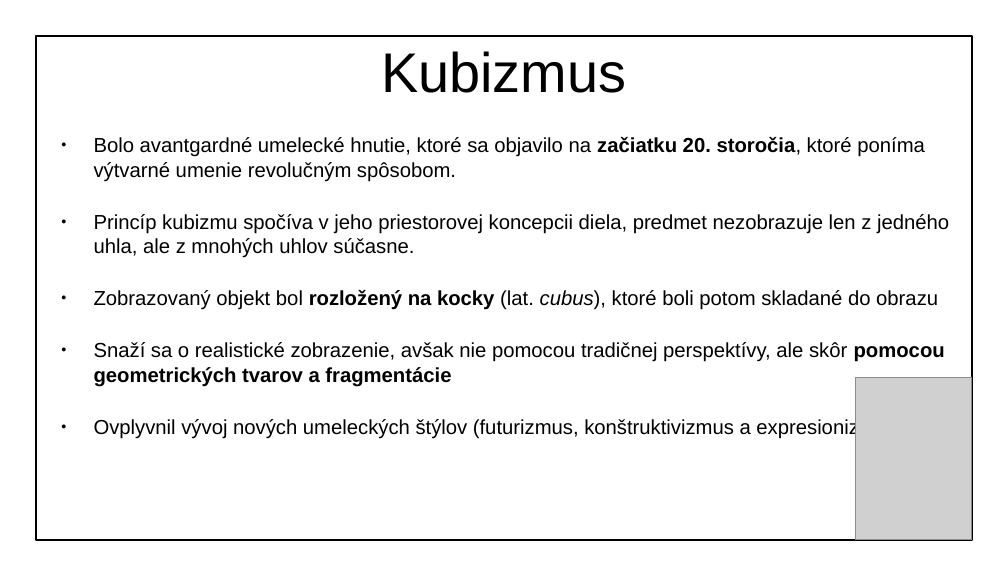
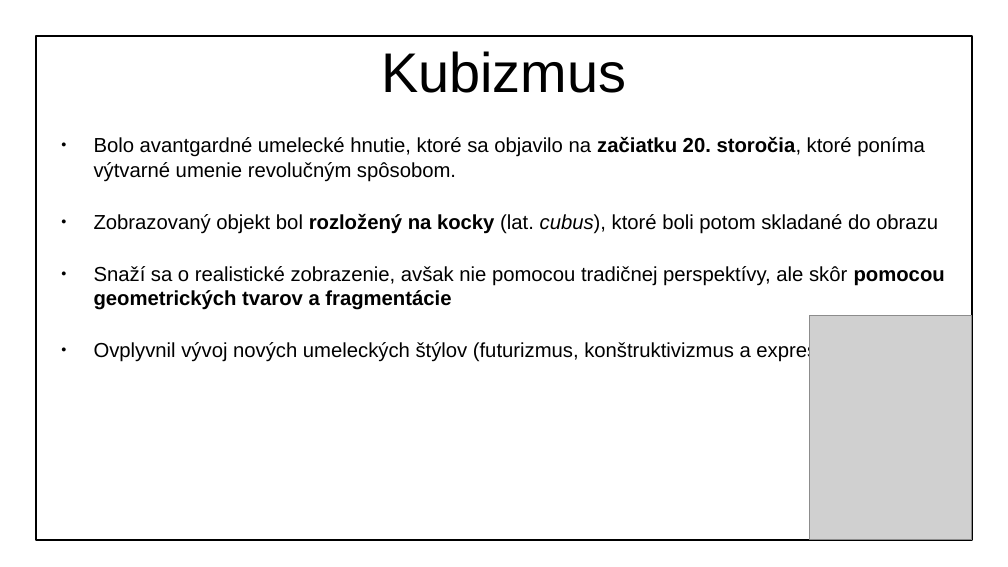
Before and after one commit to MatusOllah/kubizmus-ukl, a slide deck: slide 2 of kubizmus-ukl.odp. Drawn at 1008x567 pixels with LibreOffice and Linux fonts; fonts in the diff are those of the drawing; grey boxes stand for pictures; background and template pictures are left out. Boxes give left, top, right and bottom in pixels: in the first picture for what was removed or moved away, otherwise in the second. Text is boxed around its words. In the diff, an @@ line names an element or a change of style, - is before the commit and + after.

Commit message:
história kubizmu

```diff
--- a/kubizmus-ukl.odp
+++ b/kubizmus-ukl.odp
@@ text at bbox=[94, 214, 949, 258]: paragraph removed @@
-● Princíp kubizmu spočíva v jeho priestorovej koncepcii diela, predmet nezobrazuje len z jedného uhla, ale z mnohých uhlov súčasne.
@@ picture: place and size @@
-picture at bbox=[855, 378, 972, 540]
+picture at bbox=[810, 316, 972, 541]
```
Also in this commit, not shown: 3 slides added.
